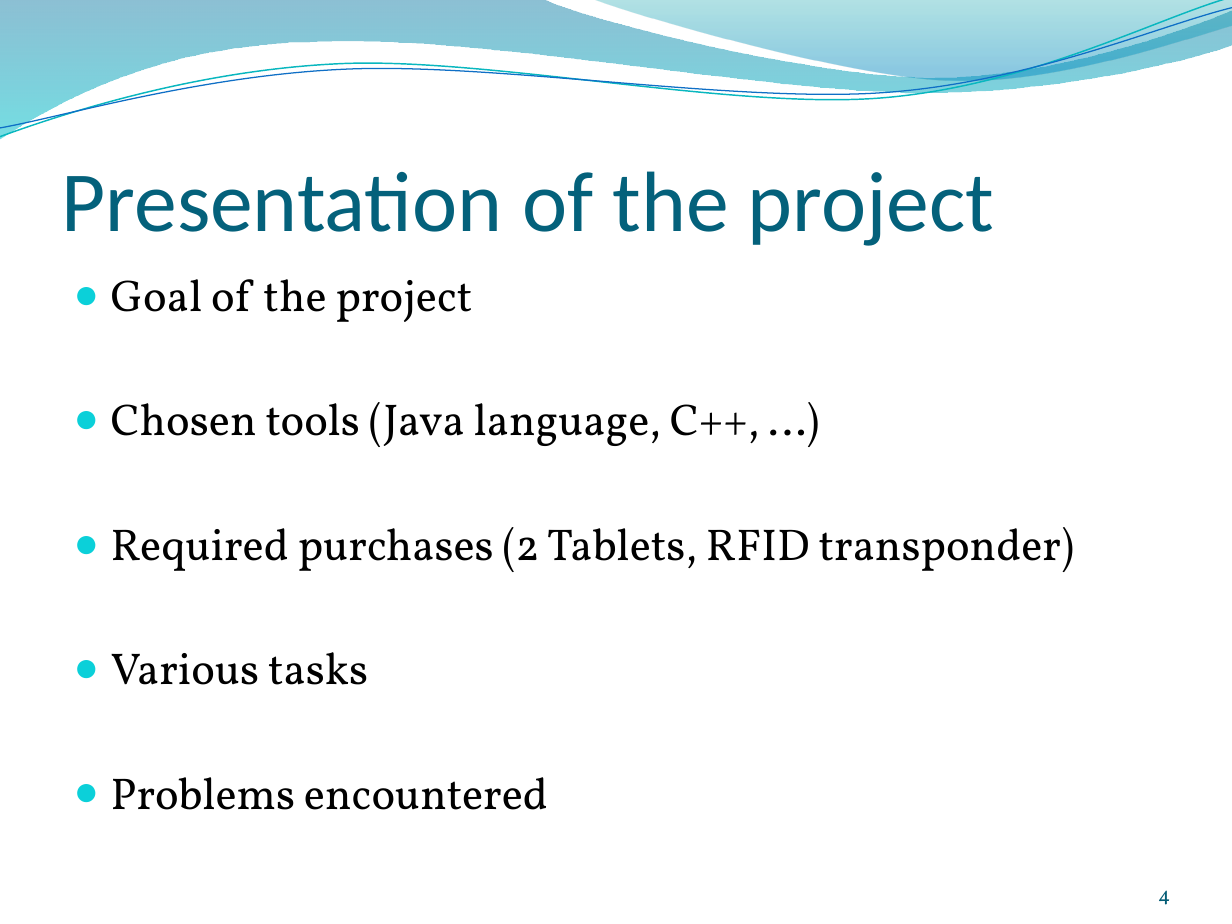
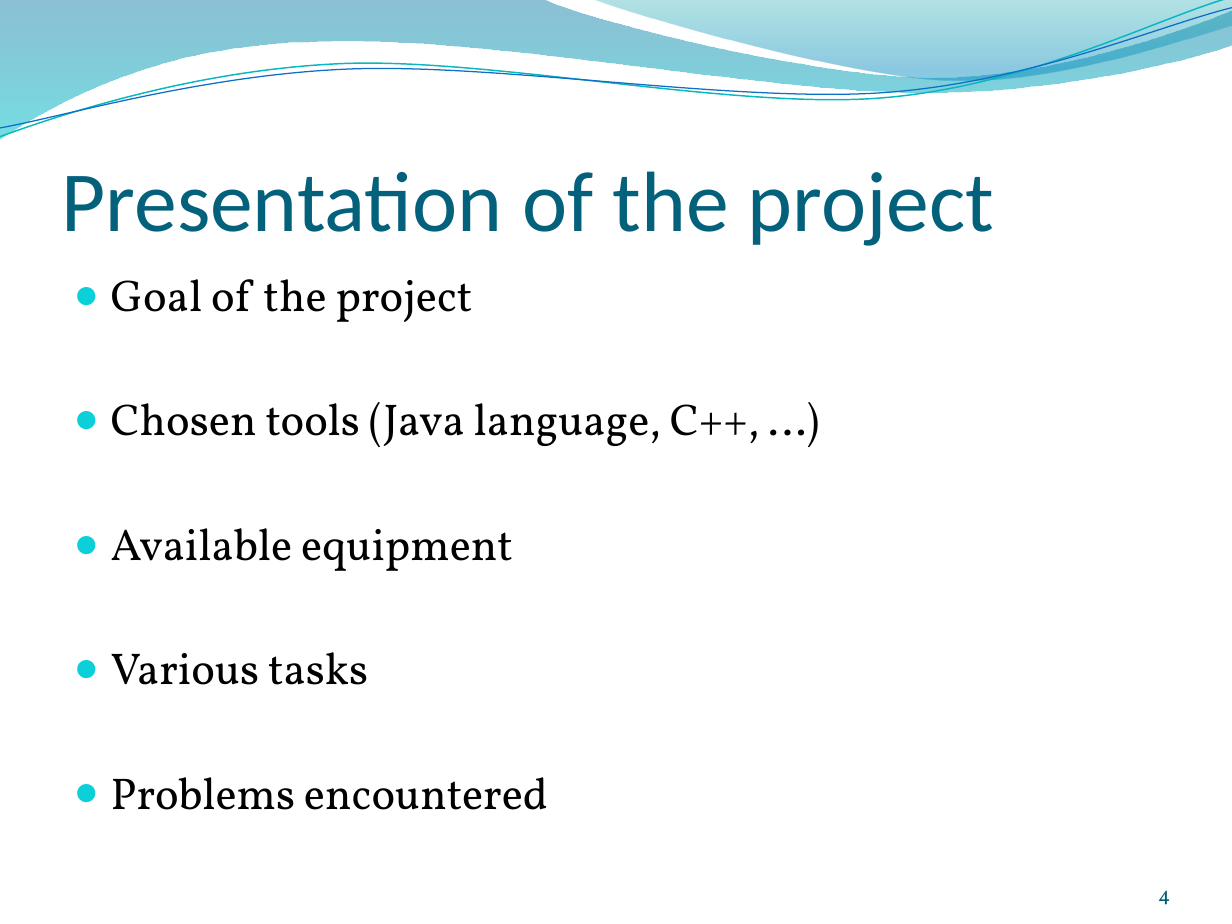
Before and after one commit to anbrous/project, a slide deck: slide 4 of Blue_weasel/blueweasel_docs/presentation/Pre-soutenance Projet Blue Weasel.pptx. Drawn at 1232x924 pixels with LibreOffice and Linux fonts; fonts in the diff are those of the drawing; background and template pictures are left out. Boxes give left, top, right and bottom in pixels: in the first picture for what was removed or moved away, otherwise in the second. Text is boxed around its words. In the diff, an @@ line names an element or a change of style, - is before the commit and + after.

```diff
--- a/Blue_weasel/blueweasel_docs/presentation/Pre-soutenance Projet Blue Weasel.pptx
+++ b/Blue_weasel/blueweasel_docs/presentation/Pre-soutenance Projet Blue Weasel.pptx
@@ text at <box>111,528,513,571</box>: text changed @@
-● Required purchases (2 Tablets, RFID transponder)
+● Available equipment
```
Also in this commit, not shown: 2 other slides changed, 3 slides added, 2 slides removed.
